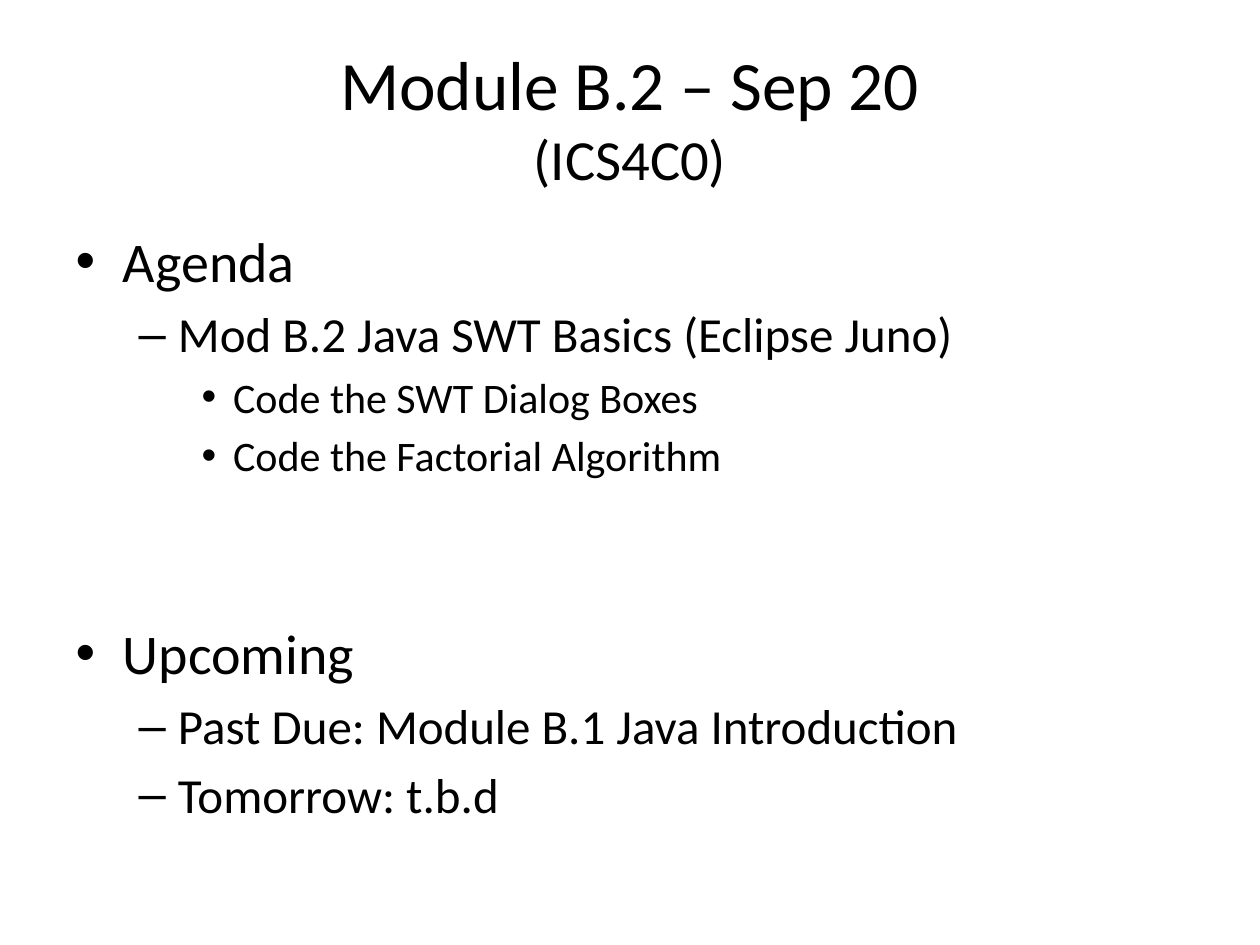
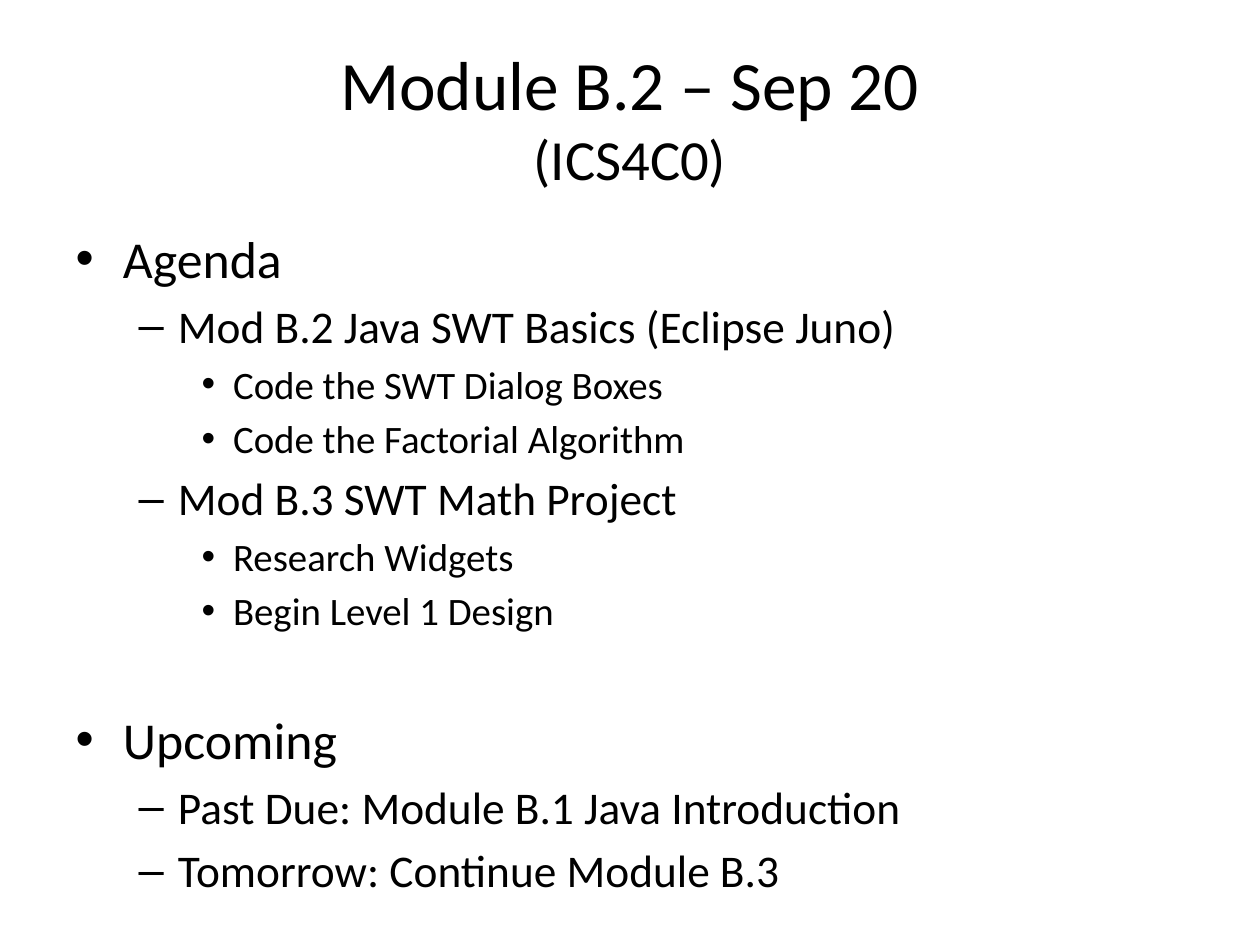
Before and after one commit to Greg5519/Old3C, a slide deck: slide 2 of Daily Agendas/Day3.4_EmojiEquity.pptx. Drawn at 1260x945 pixels with LibreOffice and Linux fonts; fonts in the diff are those of the drawing. Boxes give left, top, right and bottom in pixels: in the first picture for what was removed or moved away, otherwise in the second. Text is boxed around its words. In the diff, an @@ line names an element or a change of style, - is before the commit and + after.

```diff
--- a/Daily Agendas/Day3.4_EmojiEquity.pptx
+++ b/Daily Agendas/Day3.4_EmojiEquity.pptx
@@ text at (123,242,900,825): size 32 to 29.6 pt in "Agenda", "Upcoming"; size 28 to 25.9 pt in "Mod B.2 Java SWT Basics (Eclipse Juno)", "Past Due: Module B.1 Java Introduction"; size 24 to 22.2 pt in "Code the SWT Dialog Boxes", "Code the Factorial Algorithm" @@
@@ text at (178,483,676,632): paragraphs added @@
+  – Mod B.3 SWT Math Project
+    • Research Widgets
+    • Begin Level 1 Design
@@ text at (178,855,779,888): text changed; size 28 to 25.9 pt @@
-  – Tomorrow: t.b.d
+  – Tomorrow: Continue Module B.3
```
Also in this commit, not shown: 1 other slide changed, 2 slides added.
